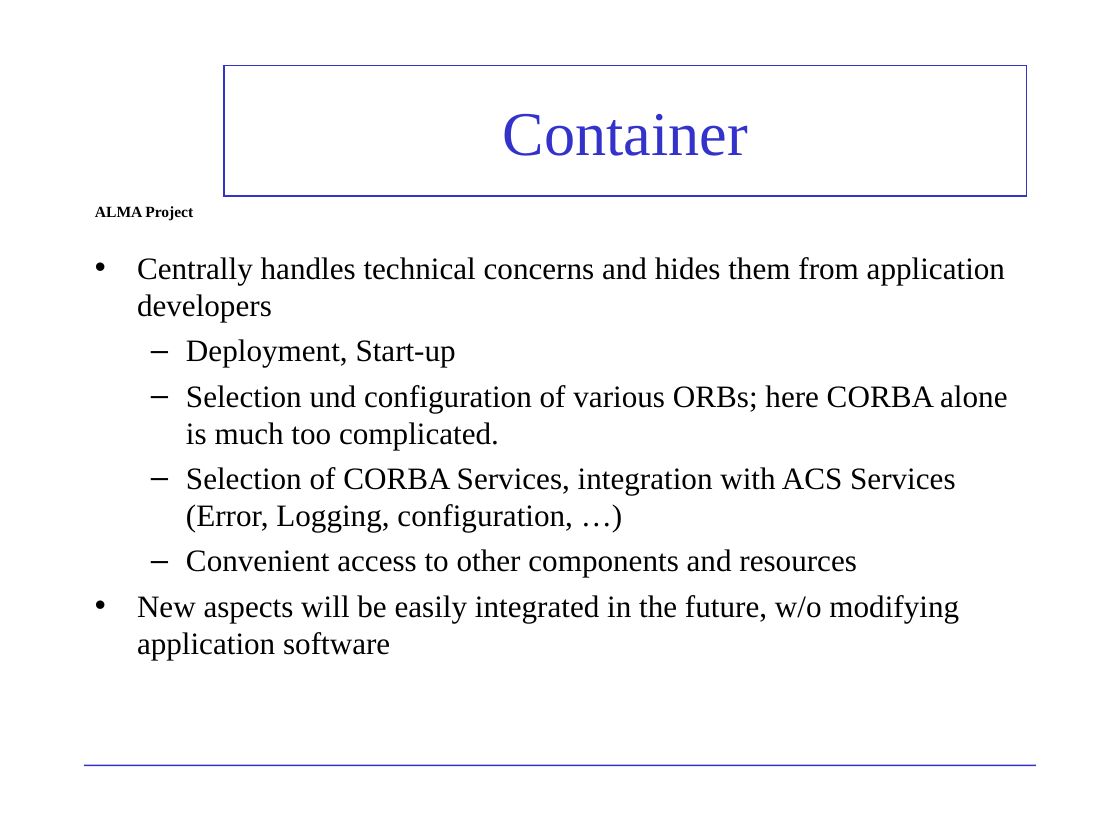
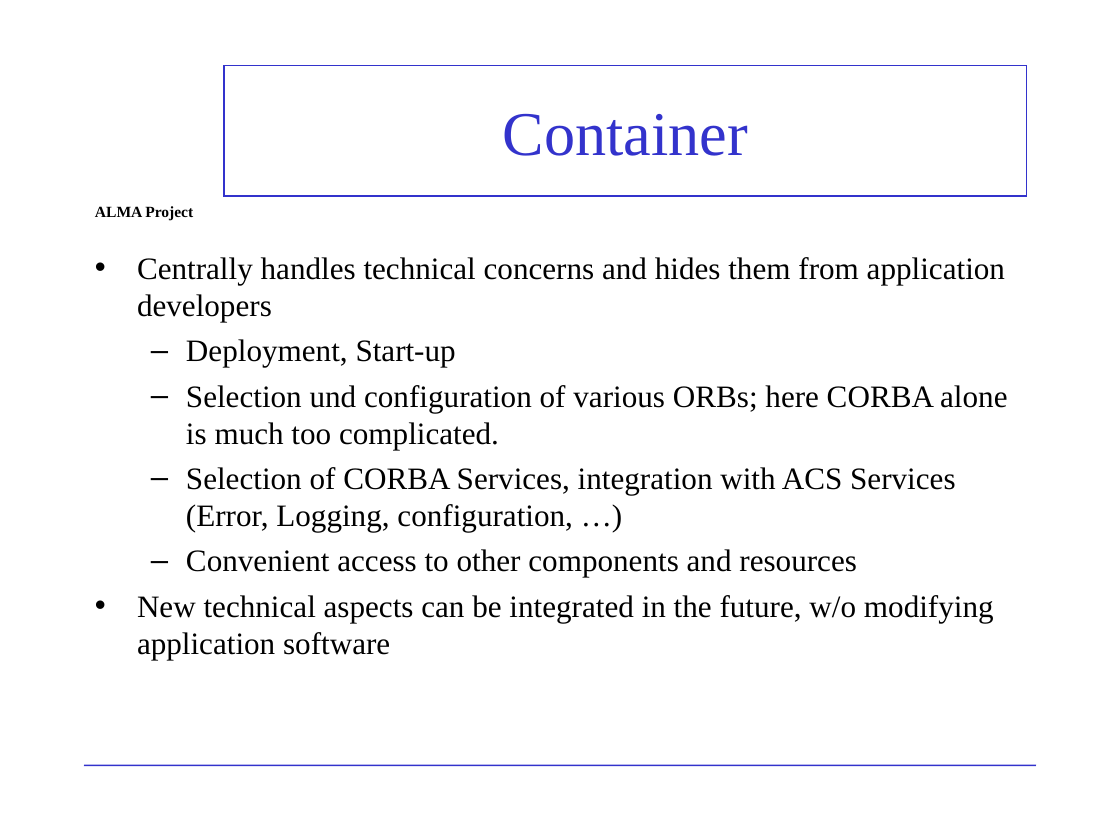
Before and after one commit to ACS-Community/ACS, a slide deck: slide 4 of Documents/ACS-Course/ACSCourse-01c-ContComp.ppt. Drawn at 1120x840 pixels with LibreOffice and Linux fonts; fonts in the diff are those of the drawing; background and template pictures are left out. Boxes give left, top, right and bottom in pixels: in the first picture for what was removed or moved away, otherwise in the second. Text is boxed around its words. In the diff, an @@ line names an element or a change of style, - is before the commit and + after.

```diff
--- a/Documents/ACS-Course/ACSCourse-01c-ContComp.ppt
+++ b/Documents/ACS-Course/ACSCourse-01c-ContComp.ppt
@@ text at (x1=137, y1=595, x2=994, y2=660): text changed @@
-• New aspects will be easily integrated in the future, w/o modifying application software
+• New technical aspects can be integrated in the future, w/o modifying application software
```
Also in this commit, not shown: 3 other slides changed, 1 slide added, 1 slide removed.
